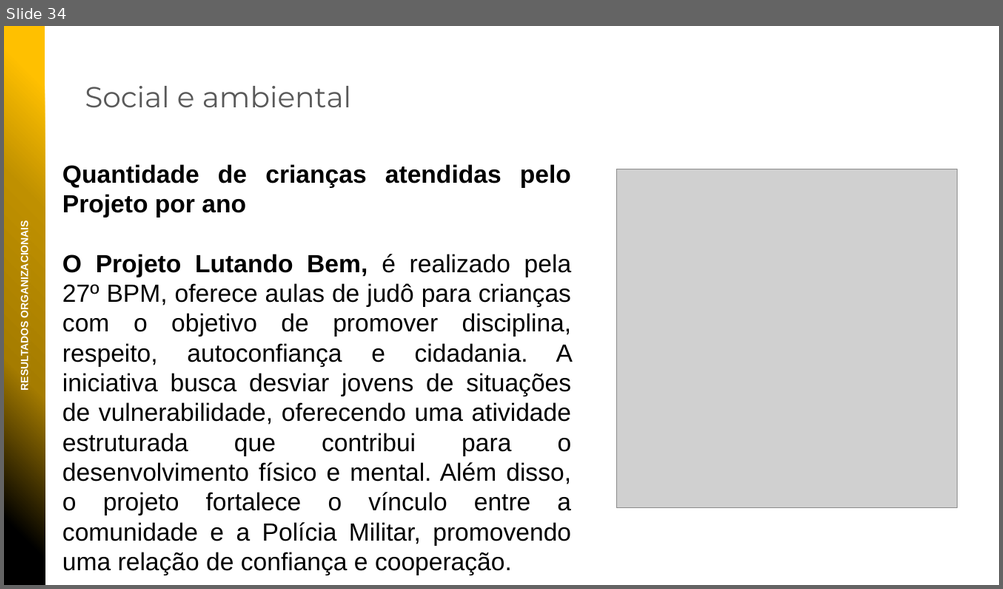
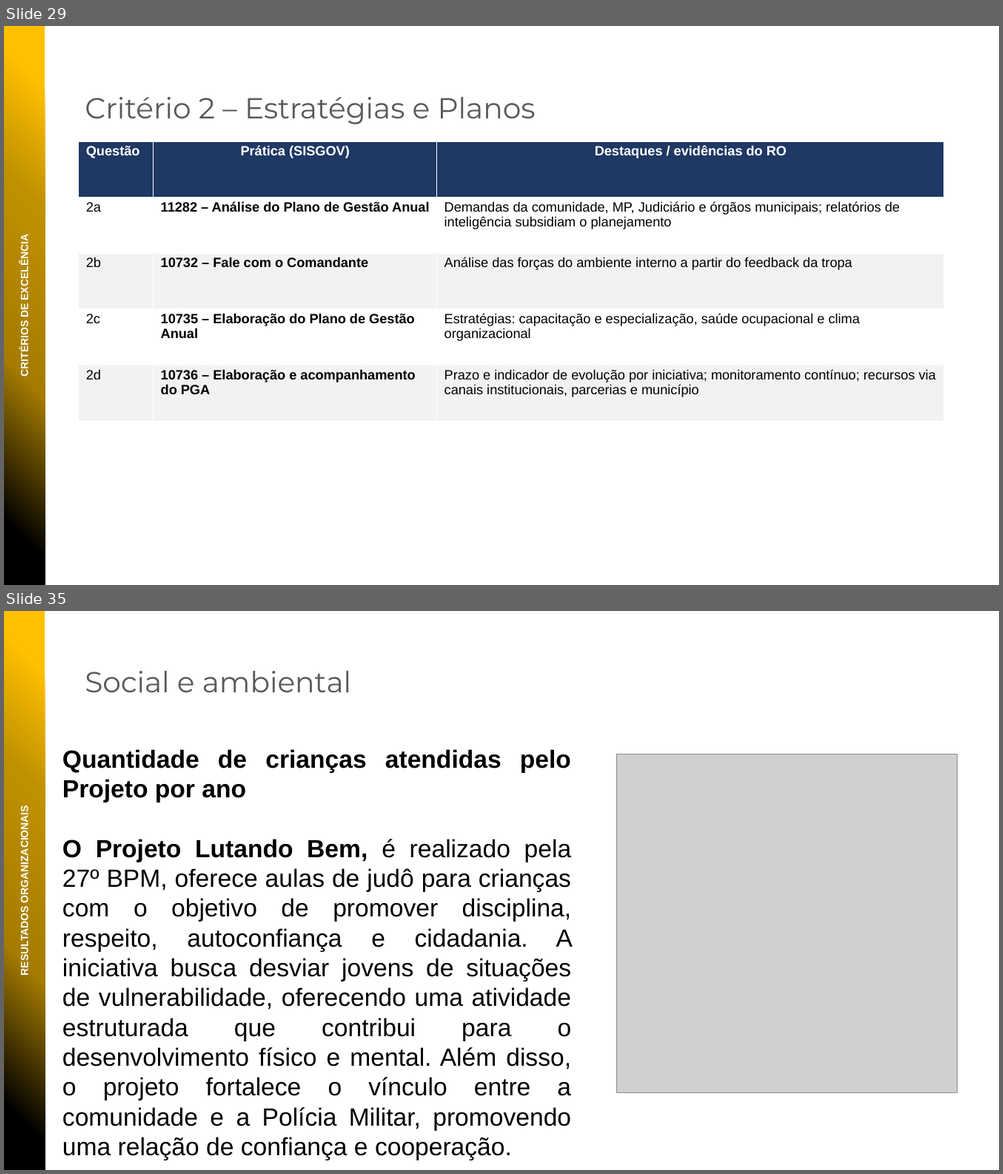
Before and after one commit to niltonbmg/CPOI, a slide deck: apresentacoes/PPMGQ_2026_27BPM.pptx. Shown one above the other, each under a label of ours: slide 34 before the commit, slides 29 and 35 after it; the slides between them are not shown. The pictures are 1003x589 and 1003x1174 pixels, drawn with LibreOffice and Linux fonts; fonts in the diff are those of the drawing; grey boxes stand for pictures; background and template pictures are left out. Boxes give left, top, right and bottom in pixels: in the first picture for what was removed or moved away, otherwise in the second. Text is boxed around its words. In the diff, an @@ line names an element or a change of style, - is before the commit and + after.

```diff
--- a/apresentacoes/PPMGQ_2026_27BPM.pptx
+++ b/apresentacoes/PPMGQ_2026_27BPM.pptx
@@ slide 29 added at [4, 26, 999, 585], background picture (left out) @@
@@ rectangle added at [4, 26, 45, 585], fill gradient #000000 to #A57C00 to #BF9000 to #FFC000 @@
@@ text added at [85, 97, 535, 124], 28 pt, text #595959 @@
+Critério 2 – Estratégias e Planos
@@ table added at [79, 141, 944, 421], 5 rows, 3 columns @@
+Questão | Prática (SISGOV) | Destaques / evidências do RO
+2a | 11282 – Análise do Plano de Gestão Anual | Demandas da comunidade, MP, Judiciário e órgãos municipais; relatórios de inteligência subsidiam o planejamento
+2b | 10732 – Fale com o Comandante | Análise das forças do ambiente interno a partir do feedback da tropa
+2c | 10735 – Elaboração do Plano de Gestão Anual | Estratégias: capacitação e especialização, saúde ocupacional e clima organizacional
+2d | 10736 – Elaboração e acompanhamento do PGA | Prazo e indicador de evolução por iniciativa; monitoramento contínuo; recursos via canais institucionais, parcerias e município
@@ text added at [19, 242, 31, 376], 10 pt, text #FFFFFF, bold @@
+CRITÉRIOS DE EXCELÊNCIA
@@ what was slide 34 is now slide 35 @@
```
Also in this commit, not shown: 11 slides changed, 5 other slides added, 8 slides removed.
